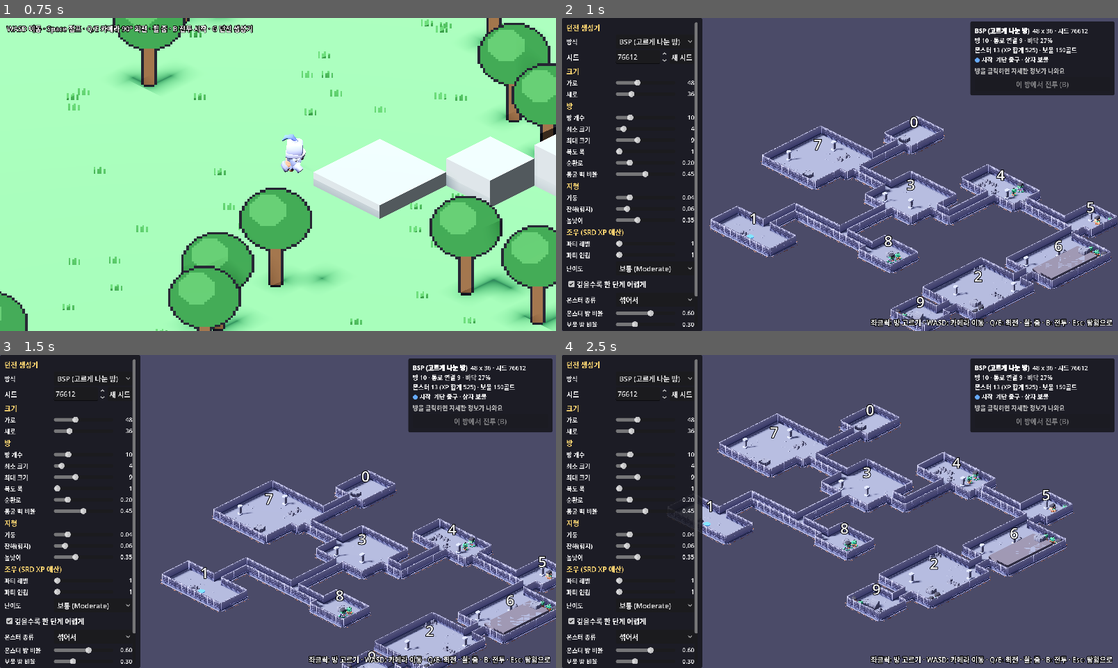
Above: before the commit, frames 1-4 (two rows, left to right).
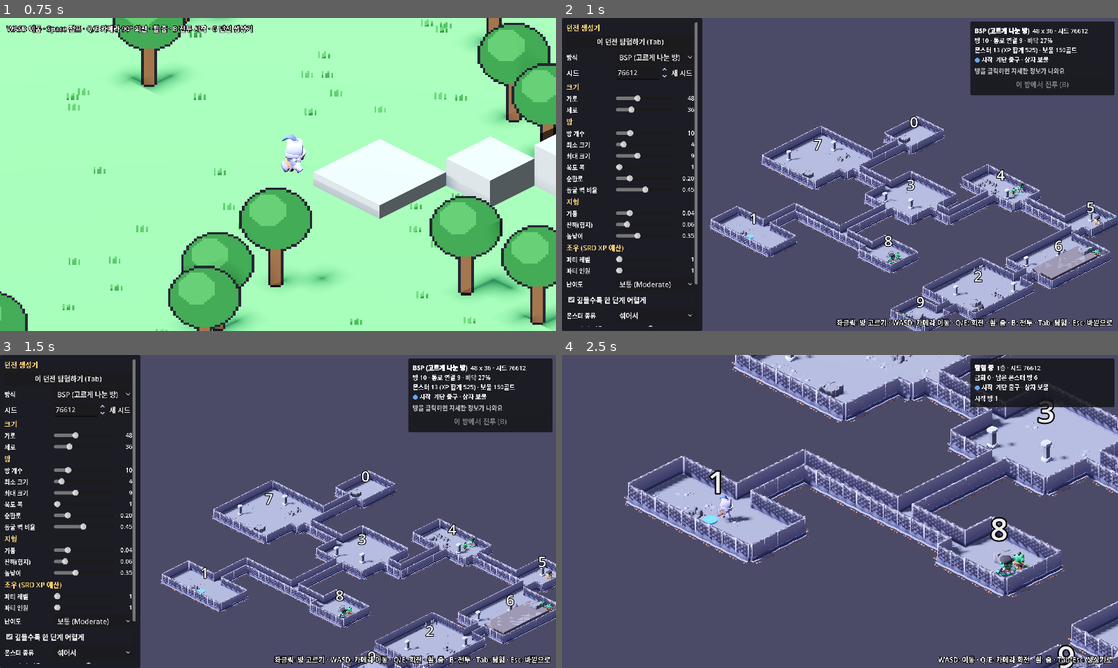
Above: after the commit, the same moments.

Repository: wooddoll/tinySlash
Game: Godot game, scene res://scenes/main.tscn
Same seed, same stepped clock (60 frames per second), same inputs: the game is played once before the commit and once after it.
Inputs (mouse positions are in pixels of both pictures, inside the frame that each line leads up to):
- Up to frame 1 (0.75 s): tap Enter (end_turn) at 0.5, 0.6 s; move the mouse to (400, 158) at 0.52 s; hold D (move_right) from 0.53 s (still down); click (400, 158) at 0.67 s
- Up to frame 2 (1 s): keep holding D (move_right); tap Space (jump) at 0.77 s; tap G (open_dungeon) at 0.8 s
- Up to frame 3 (1.5 s): move the mouse to (166, 527) at 1.27 s; release D (move_right) at 1.28 s; hold Escape (back) from 1.28 s (still down); tap G (open_dungeon) at 1.35 s
- Up to frame 4 (2.5 s): tap Space (jump) at 1.52 s; tap B (start_battle) at 1.55, 2.1 s; move the mouse to (895, 442) at 2.02 s; release Escape (back) at 2.03 s; hold D (move_right) from 2.03 s (still down); tap Tab (explore, bound only after the commit) at 2.3 s

Frame 1 is identical in both runs. In frame 2, 4.5% of the frame differs, in the area x 0-97%, y 6-99%; in frame 3, 4.5%; in frame 4, 53%, in the area x 0-100%, y 0-100%.

Commit message:
Add walkable dungeon exploration mode
Tab in the dungeon generator spawns the knight at the start cell. Walking
into an uncleared monster room starts a battle from the entry cell; win,
lose, or flee each return to a matching spot. Chests open when adjacent
and the exit stairs lead to a new floor. TODO doc gets a priority list.

Co-Authored-By: Claude Opus 5.5 <noreply@anthropic.com>

Diff:
--- a/rules/dungeon.gd
+++ b/rules/dungeon.gd
@@ -154,7 +154,8 @@
 
 ## 방 하나를 전투 장면용 지도로 잘라냅니다 (scripts/battle.gd의 MAP 기호).
 ## X 던전 벽  P 기둥  # 바위  , 험지  1/2 높이  . 바닥
-func battle_setup(room_id: int) -> Dictionary:
+## entry: 탐험 중 플레이어가 방에 들어선 칸. 주면 그 칸에서 전투를 시작합니다.
+func battle_setup(room_id: int, entry := Vector2i(-1, -1)) -> Dictionary:
 	var room: Dictionary = rooms[room_id]
 	var rect: Rect2i = (room.rect as Rect2i).grow(2).intersection(Rect2i(0, 0, width, height))
 	var map: Array[String] = []
@@ -186,7 +187,9 @@
 
 	# 시작 지점에서 이 방까지 걸어온 길이 처음 지도 안으로 들어오는 칸에서 시작
 	var pc_cell: Vector2i = room.center
-	if room_id != start_room:
+	if rect.has_point(entry) and is_walkable(entry) and not taken.has(entry):
+		pc_cell = entry
+	elif room_id != start_room:
 		var fl := flood(start)
 		var trail: Array[Vector2i] = []
 		var c: Vector2i = room.center
--- /dev/null
+++ b/scripts/dungeon_explorer.gd
@@ -0,0 +1,70 @@
+## 던전 안을 걸어 다니는 플레이어. 물리 엔진 대신 던전 격자로 직접 충돌을 판정합니다.
+## 서 있을 수 없는 칸(벽, 기둥, 바위)은 막히고, 높이는 지금 칸의 바닥 높이를 따라갑니다.
+extends Node3D
+
+const CharacterModel = preload("res://scripts/character_model.gd")
+
+## 새 칸에 들어설 때마다 (이전 칸, 새 칸)
+signal entered_cell(from: Vector2i, to: Vector2i)
+
+const RADIUS := 0.28
+
+@export var speed := 4.5
+var dungeon: Dungeon
+## 이동 방향을 카메라 회전에 맞추기 위한 참조
+var camera_rig: Node3D
+var active := true
+var cell := Vector2i(-1, -1)
+var body: CharacterModel
+
+
+func setup(d: Dungeon, at: Vector2i, model := "mini-characters/character-knight",
+		weapon := "mini-characters/weapon-sword") -> void:
+	dungeon = d
+	cell = at
+	position = Vector3(at.x + 0.5, d.get_height(at), at.y + 0.5)
+	body = CharacterModel.new()
+	add_child(body)
+	body.setup(model, 1.0, weapon)
+	body.face(Vector3(0, 0, 1), true)
+
+
+## 반지름 r인 원이 p(월드 x, z)에 설 수 있는지: 원을 감싼 네 귀퉁이가 모두 서 있을 수 있는 칸이어야 함
+static func can_stand(d: Dungeon, p: Vector2, r := RADIUS) -> bool:
+	for sx in [-r, r]:
+		for sy in [-r, r]:
+			if not d.is_walkable(Vector2i(floori(p.x + sx), floori(p.y + sy))):
+				return false
+	return true
+
+
+func _physics_process(delta: float) -> void:
+	if dungeon == null:
+		return
+	var dir := Vector3.ZERO
+	if active:
+		var input := Input.get_vector("move_left", "move_right", "move_up", "move_down")
+		dir = Vector3(input.x, 0.0, input.y)
+		if camera_rig:
+			dir = dir.rotated(Vector3.UP, camera_rig.global_rotation.y)
+	var moving := dir.length() > 0.1
+	if moving:
+		dir = dir.normalized()
+		body.face(dir)
+		var step := dir * speed * delta
+		# 축마다 따로 시험해서 벽을 따라 미끄러지게
+		var p := Vector2(position.x, position.z)
+		if can_stand(dungeon, p + Vector2(step.x, 0)):
+			p.x += step.x
+		if can_stand(dungeon, p + Vector2(0, step.z)):
+			p.y += step.z
+		position.x = p.x
+		position.z = p.y
+	body.set_base("sprint" if moving else "idle")
+
+	var now := Vector2i(floori(position.x), floori(position.z))
+	position.y = lerpf(position.y, dungeon.get_height(now), 1.0 - exp(-14.0 * delta))
+	if now != cell:
+		var before := cell
+		cell = now
+		entered_cell.emit(before, now)
--- a/scripts/dungeon_view.gd
+++ b/scripts/dungeon_view.gd
@@ -13,10 +13,21 @@
 const THEME_NAMES := ["섞어서", "고블린", "언데드", "야수"]
 const KIND_NAMES := {"start": "시작 방", "exit": "출구 방", "normal": "방"}
 
+const Explorer = preload("res://scripts/dungeon_explorer.gd")
+
 ## 전투에 다녀와도 같은 던전이 나오도록 장면 밖에 보관
 static var saved: DungeonParams = null
 static var selected := -1
 static var cleared := {}
+## 탐험 모드 상태 (전투에 다녀와도 이어짐)
+static var exploring := false
+## 탐험을 다시 시작할 칸 (-1이면 시작 지점)
+static var explore_cell := Vector2i(-1, -1)
+## 방에 들어서기 직전 칸. 전투에서 도망치면(Esc) 여기로 돌아옴
+static var retreat_cell := Vector2i(-1, -1)
+static var opened := {}
+static var gold := 0
+static var floor_no := 1
 
 @onready var focus: Node3D = $Focus
 @onready var rig: Node3D = $CameraRig
@@ -38,6 +49,14 @@
 var room_label: RichTextLabel
 var fight_button: Button
 var seed_box: SpinBox
+var left_panel: Control
+var help_label: Label
+var toast: Label
+
+# 탐험
+var explorer: Explorer
+var chests := {}
+var _leaving := false
 
 
 func _ready() -> void:
@@ -52,8 +71,14 @@
 
 
 func _take_battle_result() -> void:
-	if Battle.custom.get("result", "") == "win":
-		cleared[int(Battle.custom.room_id)] = true
+	if Battle.custom.has("room_id"):
+		match Battle.custom.get("result", ""):
+			"win":
+				cleared[int(Battle.custom.room_id)] = true  # 들어선 칸에서 계속
+			"lose":
+				explore_cell = Vector2i(-1, -1)  # 시작 지점으로 [임시: 체크포인트 대신]
+			_:
+				explore_cell = retreat_cell  # 도망침
 	Battle.custom = {}
 
 
@@ -67,6 +92,8 @@
 		selected = -1
 	if world:
 		world.queue_free()
+	explorer = null
+	chests.clear()
 	world = Node3D.new()
 	world.name = "World"
 	add_child(world)
@@ -79,6 +106,7 @@
 		rig.ortho_size = clampf(maxf(sz.x, sz.y) * 0.72, rig.min_ortho_size, rig.max_ortho_size)
 	_update_info()
 	_update_selection()
+	_apply_mode()
 
 
 func _build_world() -> void:
@@ -156,6 +184,9 @@
 			chest.position = _top(t.cell)
 			chest.rotation.y = rng.randi_range(0, 3) * PI / 2.0
 			world.add_child(chest)
+			chests[t.cell] = chest
+			if opened.has(t.cell):
+				_open_chest_anim(chest, true)
 		var lbl := Label3D.new()
 		lbl.text = str(r.id) + (" ✓" if done else "")
 		lbl.font_size = 64
@@ -264,6 +295,7 @@
 	panel.offset_right = 300
 	panel.add_theme_stylebox_override("panel", _panel_style())
 	layer.add_child(panel)
+	left_panel = panel
 	var scroll := ScrollContainer.new()
 	scroll.horizontal_scroll_mode = ScrollContainer.SCROLL_MODE_DISABLED
 	panel.add_child(scroll)
@@ -273,6 +305,10 @@
 	scroll.add_child(box)
 
 	_title(box, "던전 생성기")
+	var go := Button.new()
+	go.text = "이 던전 탐험하기 (Tab)"
+	go.pressed.connect(func() -> void: _set_exploring(true))
+	box.add_child(go)
 	_option(box, "algorithm", "방식", ALGO_NAMES)
 
 	var seed_row := HBoxContainer.new()
@@ -341,8 +377,19 @@
 	fight_button.pressed.connect(_fight)
 	rbox.add_child(fight_button)
 
+	toast = Label.new()
+	toast.set_anchors_and_offsets_preset(Control.PRESET_CENTER_TOP)
+	toast.grow_horizontal = Control.GROW_DIRECTION_BOTH
+	toast.offset_top = 140
+	toast.horizontal_alignment = HORIZONTAL_ALIGNMENT_CENTER
+	toast.add_theme_font_size_override("font_size", 28)
+	toast.add_theme_constant_override("outline_size", 8)
+	toast.add_theme_color_override("font_outline_color", Color.BLACK)
+	toast.modulate.a = 0.0
+	layer.add_child(toast)
+
 	var help := Label.new()
-	help.text = "좌클릭: 방 고르기 · WASD: 카메라 이동 · Q/E: 회전 · 휠: 줌 · B: 전투 · Esc: 탐험으로"
+	help_label = help
 	help.set_anchors_and_offsets_preset(Control.PRESET_BOTTOM_RIGHT)
 	help.grow_horizontal = Control.GROW_DIRECTION_BEGIN
 	help.grow_vertical = Control.GROW_DIRECTION_BEGIN
@@ -455,6 +502,9 @@
 		return
 	params.set(prop, value)
 	cleared.clear()
+	opened.clear()
+	explore_cell = Vector2i(-1, -1)
+	retreat_cell = Vector2i(-1, -1)
 	selected = -1
 	_regen_in = 0.2  # 슬라이더를 끄는 동안 너무 자주 만들지 않게
 
@@ -505,22 +555,161 @@
 # =====================================================================
 
 func _process(delta: float) -> void:
-	# 왼쪽 패널(300px)에 가리지 않게 화면 중심을 오른쪽으로 옮김
-	camera.h_offset = -150.0 * camera.size / get_viewport().get_visible_rect().size.y
 	if _regen_in > 0.0:
 		_regen_in -= delta
 		if _regen_in <= 0.0:
 			_generate()
+	if exploring:
+		camera.h_offset = 0.0
+		if _leaving:
+			return
+		if Input.is_action_just_pressed("explore") or Input.is_action_just_pressed("back"):
+			_set_exploring(false)
+		elif Input.is_action_just_pressed("end_turn") and explorer and explorer.cell == dungeon.exit:
+			_next_floor()
+		return
+	# 왼쪽 패널(300px)에 가리지 않게 화면 중심을 오른쪽으로 옮김
+	camera.h_offset = -150.0 * camera.size / get_viewport().get_visible_rect().size.y
 	var v := Input.get_vector("move_left", "move_right", "move_up", "move_down")
 	if v != Vector2.ZERO:
 		focus.position += Vector3(v.x, 0, v.y).rotated(Vector3.UP, rig.rotation.y) * 14.0 * delta
 	if Input.is_action_just_pressed("start_battle"):
 		_fight()
+	elif Input.is_action_just_pressed("explore"):
+		_set_exploring(true)
 	elif Input.is_action_just_pressed("back"):
 		get_tree().change_scene_to_file("res://scenes/main.tscn")
 
 
+# =====================================================================
+# 탐험 모드: 던전 안을 걸어 다니다가 몬스터 방에 들어서면 전투
+# =====================================================================
+
+func _set_exploring(on: bool) -> void:
+	if on == exploring:
+		return
+	exploring = on
+	if on:
+		# 생성기에서 새로 시작하면 금화와 층 수를 처음부터
+		gold = 0
+		floor_no = 1
+	else:
+		if explorer:
+			explore_cell = explorer.cell
+			focus.position = explorer.position
+		rig.ortho_size = clampf(maxf(dungeon.width, dungeon.height) * 0.72, rig.min_ortho_size, rig.max_ortho_size)
+	get_viewport().gui_release_focus()
+	_apply_mode()
+
+
+## 지금 모드에 맞게 플레이어, 카메라, UI를 맞춤
+func _apply_mode() -> void:
+	left_panel.visible = not exploring
+	fight_button.visible = not exploring
+	_show_room(hover_mesh, -1)
+	if exploring:
+		_show_room(select_mesh, -1)
+		if explorer == null:
+			var at := explore_cell if dungeon.is_walkable(explore_cell) else dungeon.start
+			explorer = Explorer.new()
+			world.add_child(explorer)
+			explorer.setup(dungeon, at)
+			explorer.camera_rig = rig
+			explorer.entered_cell.connect(_on_entered_cell)
+		rig.target = explorer
+		rig.ortho_size = 13.0
+		help_label.text = "WASD: 이동 · Q/E: 카메라 회전 · 휠: 줌 · Tab/Esc: 생성기로"
+		_update_explore_info()
+	else:
+		if explorer:
+			explorer.queue_free()
+			explorer = null
+		rig.target = focus
+		help_label.text = "좌클릭: 방 고르기 · WASD: 카메라 이동 · Q/E: 회전 · 휠: 줌 · B: 전투 · Tab: 탐험 · Esc: 바깥으로"
+		_update_info()
+		_update_selection()
+
+
+func _on_entered_cell(from: Vector2i, to: Vector2i) -> void:
+	# 상자는 옆 칸(대각선 포함)에 서면 열림
+	for c in chests:
+		if not opened.has(c) and maxi(absi(c.x - to.x), absi(c.y - to.y)) <= 1:
+			_open_chest(c)
+	var r := dungeon.room_at(to)
+	if r >= 0 and not cleared.has(r) and not dungeon.rooms[r].encounter.is_empty():
+		_start_battle(r, from, to)
+		return
+	if to == dungeon.exit:
+		_toast("출구 계단 — Enter: 다음 층으로")
+	_update_explore_info()
+
+
+func _start_battle(room: int, from: Vector2i, to: Vector2i) -> void:
+	_leaving = true
+	explorer.active = false
+	explore_cell = to
+	retreat_cell = from if dungeon.is_walkable(from) else dungeon.start
+	_toast("몬스터 발견! — " + str(dungeon.rooms[room].encounter.label))
+	Battle.custom = dungeon.battle_setup(room, to)
+	await get_tree().create_timer(0.8).timeout
+	get_tree().change_scene_to_file("res://scenes/battle.tscn")
+
+
+func _open_chest(c: Vector2i) -> void:
+	opened[c] = true
+	var amount := 0
+	for r in dungeon.rooms:
+		for t in r.treasure:
+			if t.cell == c:
+				amount = int(t.gold)
+	gold += amount
+	_open_chest_anim(chests[c], false)
+	_toast("보물 상자: %d골드" % amount)
+
+
+func _open_chest_anim(chest: Node3D, instant: bool) -> void:
+	var ap := chest.find_child("AnimationPlayer", true, false) as AnimationPlayer
+	if ap == null or not ap.has_animation("open"):
+		return
+	ap.play("open")
+	if instant:
+		ap.seek(ap.current_animation_length, true)
+
+
+func _next_floor() -> void:
+	var keep_gold := gold
+	floor_no += 1
+	seed_box.value = randi_range(1, 999999)  # _set_param이 탐험 상태를 비우고 다시 만듦
+	gold = keep_gold
+	_toast("%d층" % floor_no)
+
+
+func _toast(text: String) -> void:
+	toast.text = text
+	var tw := create_tween()
+	toast.modulate.a = 1.0
+	tw.tween_interval(1.6)
+	tw.tween_property(toast, "modulate:a", 0.0, 0.5)
+
+
+func _update_explore_info() -> void:
+	var left := 0
+	for r in dungeon.rooms:
+		if not r.encounter.is_empty() and not cleared.has(r.id):
+			left += 1
+	info_label.text = "[b]탐험 중[/b]  %d층 · 시드 %d\n금화 %d · 남은 몬스터 방 %d\n[color=#6af]●[/color] 시작  계단 출구 · 상자 보물" % [
+		floor_no, dungeon.seed_used, gold, left]
+	var here := dungeon.room_at(explorer.cell) if explorer else -1
+	if here < 0:
+		room_label.text = "[color=gray]통로[/color]"
+	else:
+		var r: Dictionary = dungeon.rooms[here]
+		room_label.text = "%s %d%s" % [KIND_NAMES[r.kind], here, "  [color=#6d6]정리함 ✓[/color]" if cleared.has(here) else ""]
+
+
 func _unhandled_input(event: InputEvent) -> void:
+	if exploring:
+		return
 	if event is InputEventMouseMotion:
 		var room := _room_under(event.position)
 		if room != hover_room:
--- a/scripts/input_setup.gd
+++ b/scripts/input_setup.gd
@@ -11,6 +11,7 @@
 	"cam_right": [KEY_E],
 	"start_battle": [KEY_B],
 	"open_dungeon": [KEY_G],
+	"explore": [KEY_TAB],
 	"end_turn": [KEY_ENTER, KEY_KP_ENTER],
 	"back": [KEY_ESCAPE],
 }
--- a/tests/test_dungeon.gd
+++ b/tests/test_dungeon.gd
@@ -216,3 +216,34 @@
 		var d := DungeonGenerator.generate(p)
 		check(d.rooms.size() >= 1, "algo %d has a room" % algo)
 		check(d.is_walkable(d.start), "algo %d start walkable" % algo)
+
+
+func test_battle_setup_uses_entry_cell() -> void:
+	for algo in ALGOS:
+		var d := DungeonGenerator.generate(params(algo, 7))
+		for r in d.rooms:
+			if r.encounter.is_empty():
+				continue
+			var taken := {}
+			for f in r.encounter.foes:
+				taken[f[1]] = true
+			var entry: Vector2i = Vector2i(-1, -1)
+			for c in r.cells:
+				if d.is_walkable(c) and not taken.has(c):
+					entry = c
+					break
+			var b := d.battle_setup(r.id, entry)
+			var rect: Rect2i = (r.rect as Rect2i).grow(2).intersection(Rect2i(0, 0, d.width, d.height))
+			eq(b.pc_start, entry - rect.position, "algo %d room %d starts at entry" % [algo, r.id])
+
+
+func test_explorer_collision() -> void:
+	const Explorer = preload("res://scripts/dungeon_explorer.gd")
+	var d := DungeonGenerator.generate(params(DungeonParams.Algorithm.BSP, 3))
+	var s := d.start
+	check(Explorer.can_stand(d, Vector2(s.x + 0.5, s.y + 0.5)), "can stand at start")
+	# 벽 칸 한가운데는 못 섬
+	var wall := Vector2i(0, 0)
+	check(not Explorer.can_stand(d, Vector2(wall.x + 0.5, wall.y + 0.5)), "cannot stand in wall")
+	for c in d.obstacles:
+		check(not Explorer.can_stand(d, Vector2(c.x + 0.5, c.y + 0.5)), "cannot stand on obstacle")
Not shown, added: scripts/dungeon_explorer.gd.uid
Not shown, changed: docs/implementation.md
Not shown, changed: docs/todo.md
